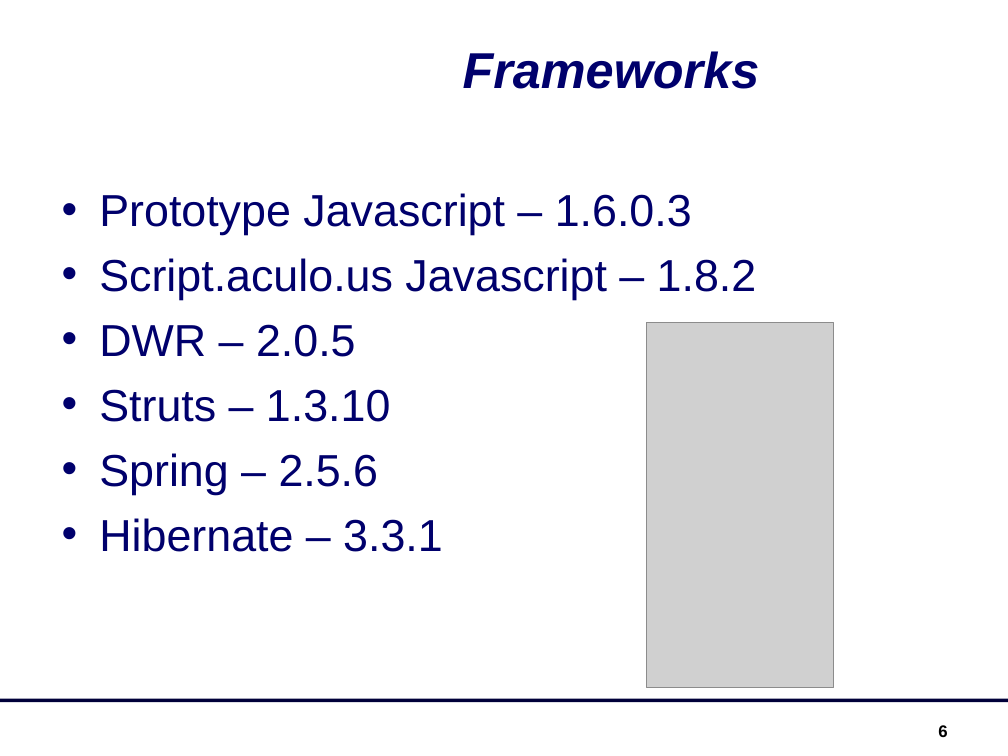
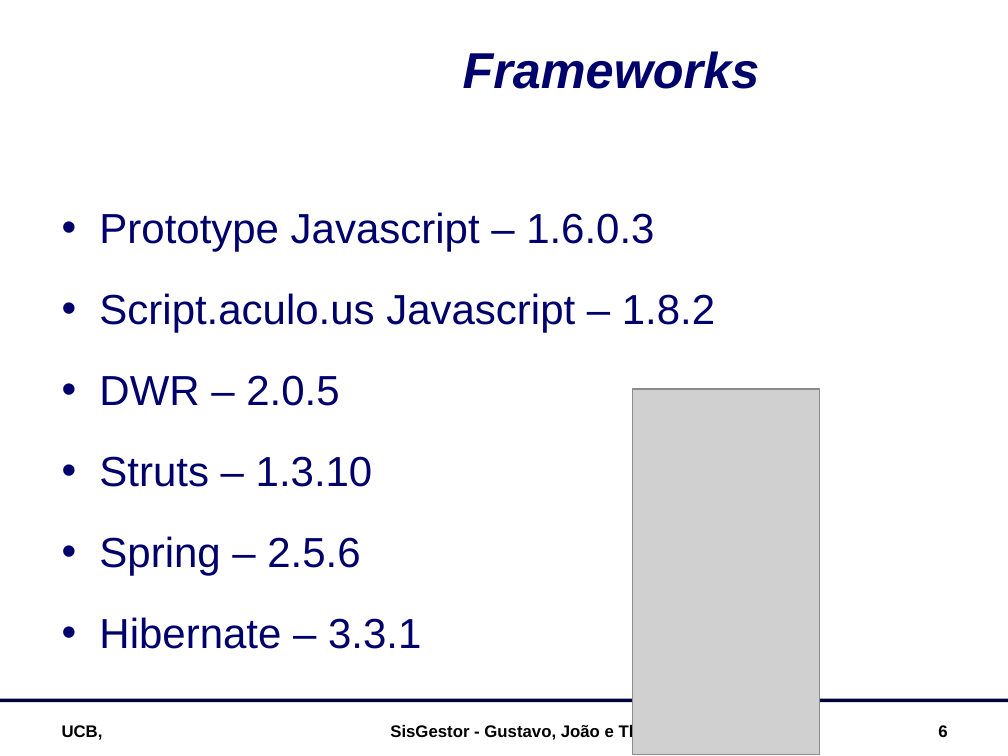
Before and after one commit to luciahsp/sisgestor, a slide deck: slide 6 of documentacao/SisGestor_Apresentação.ppt. Drawn at 1008x756 pixels with LibreOffice and Linux fonts; fonts in the diff are those of the drawing; grey boxes stand for pictures; background and template pictures are left out. Boxes give left, top, right and bottom in pixels: in the first picture for what was removed or moved away, otherwise in the second. Text is boxed around its words. In the diff, an @@ line names an element or a change of style, - is before the commit and + after.

```diff
--- a/documentacao/SisGestor_Apresentação.ppt
+++ b/documentacao/SisGestor_Apresentação.ppt
@@ text "Prototype Javascript – 1.6.0.3" at box(99, 212, 715, 649): size 32 to 30 pt; line spacing 1 to 1.4 @@
@@ picture: place and size @@
-picture at box(647, 323, 834, 687)
+picture at box(633, 389, 820, 755)
@@ text added at box(62, 725, 103, 740), 12 pt, text #000000, bold @@
+UCB,
@@ text added at box(390, 723, 674, 741), 12 pt, text #000000, bold @@
+SisGestor - Gustavo, João e Thiago
```
Also in this commit, not shown: 6 other slides changed, 3 slides added, 3 slides removed, 1 other file.
